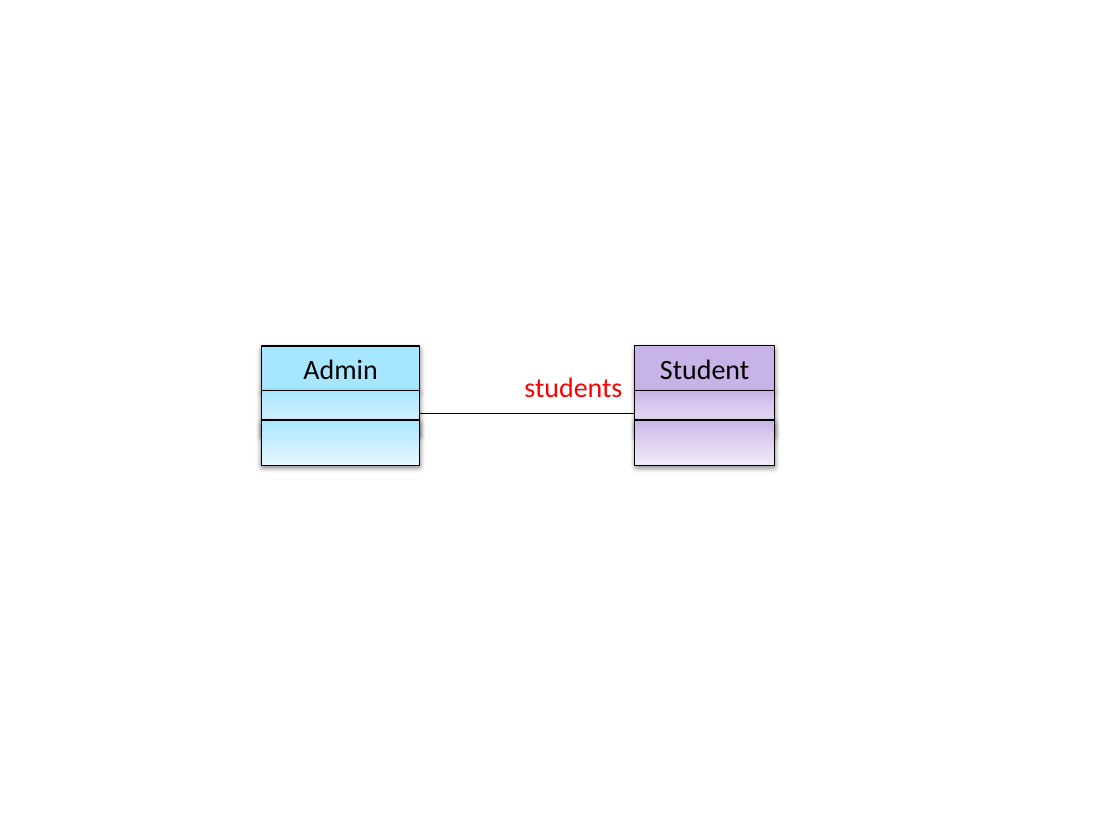
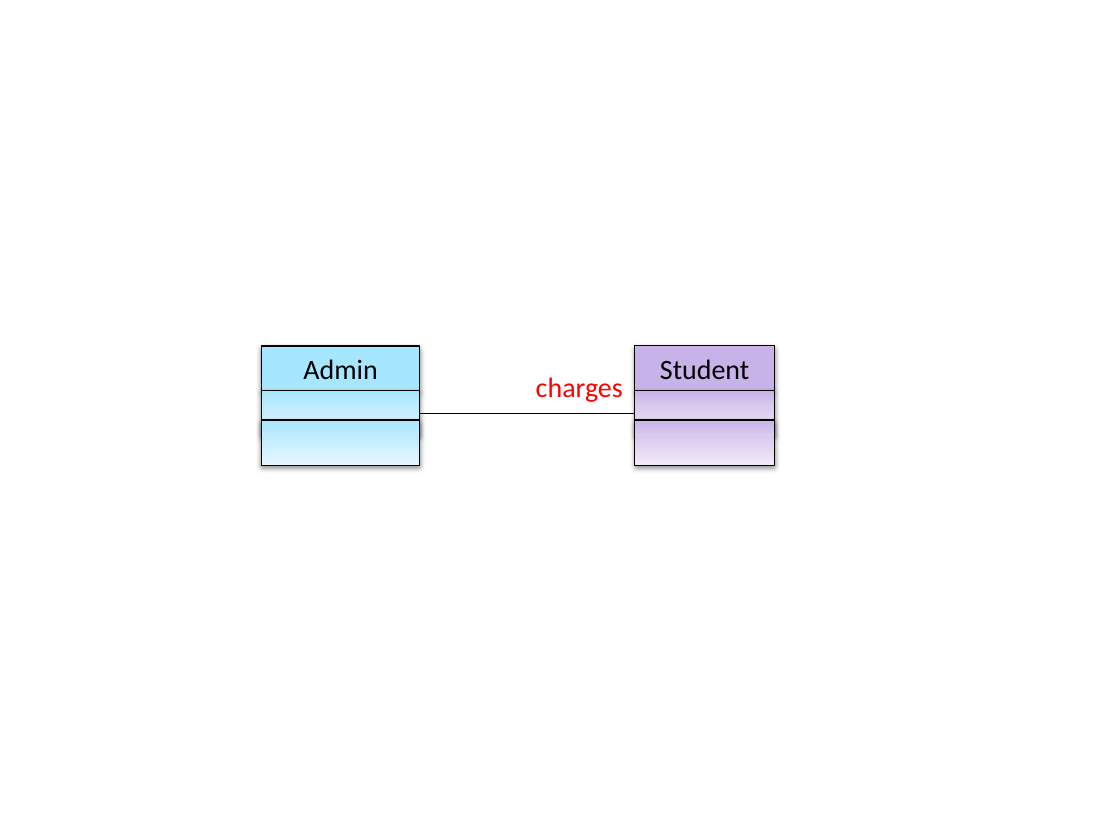
Before and after one commit to se-edu/se-book, a slide deck: slide 1 of diagrams/uml/classDiagrams/associations/roles/adminStudent.pptx. Drawn at 1120x840 pixels with LibreOffice and Linux fonts; fonts in the diff are those of the drawing. Boxes give left, top, right and bottom in pixels: in the first picture for what was removed or moved away, otherwise in the second. Text is boxed around its words. In the diff, an @@ line names an element or a change of style, - is before the commit and + after.

```diff
--- a/diagrams/uml/classDiagrams/associations/roles/adminStudent.pptx
+++ b/diagrams/uml/classDiagrams/associations/roles/adminStudent.pptx
@@ text at [536,377,623,402]: text changed @@
-students
+charges
```
Also in this commit, not shown: 46 other files.
